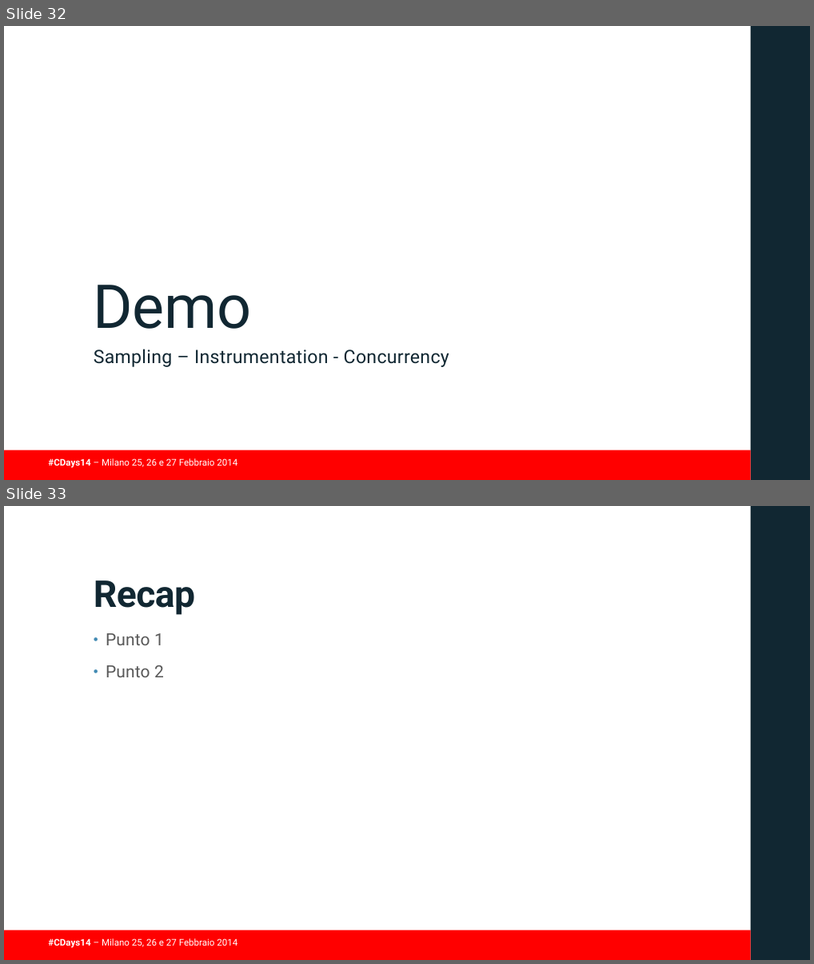
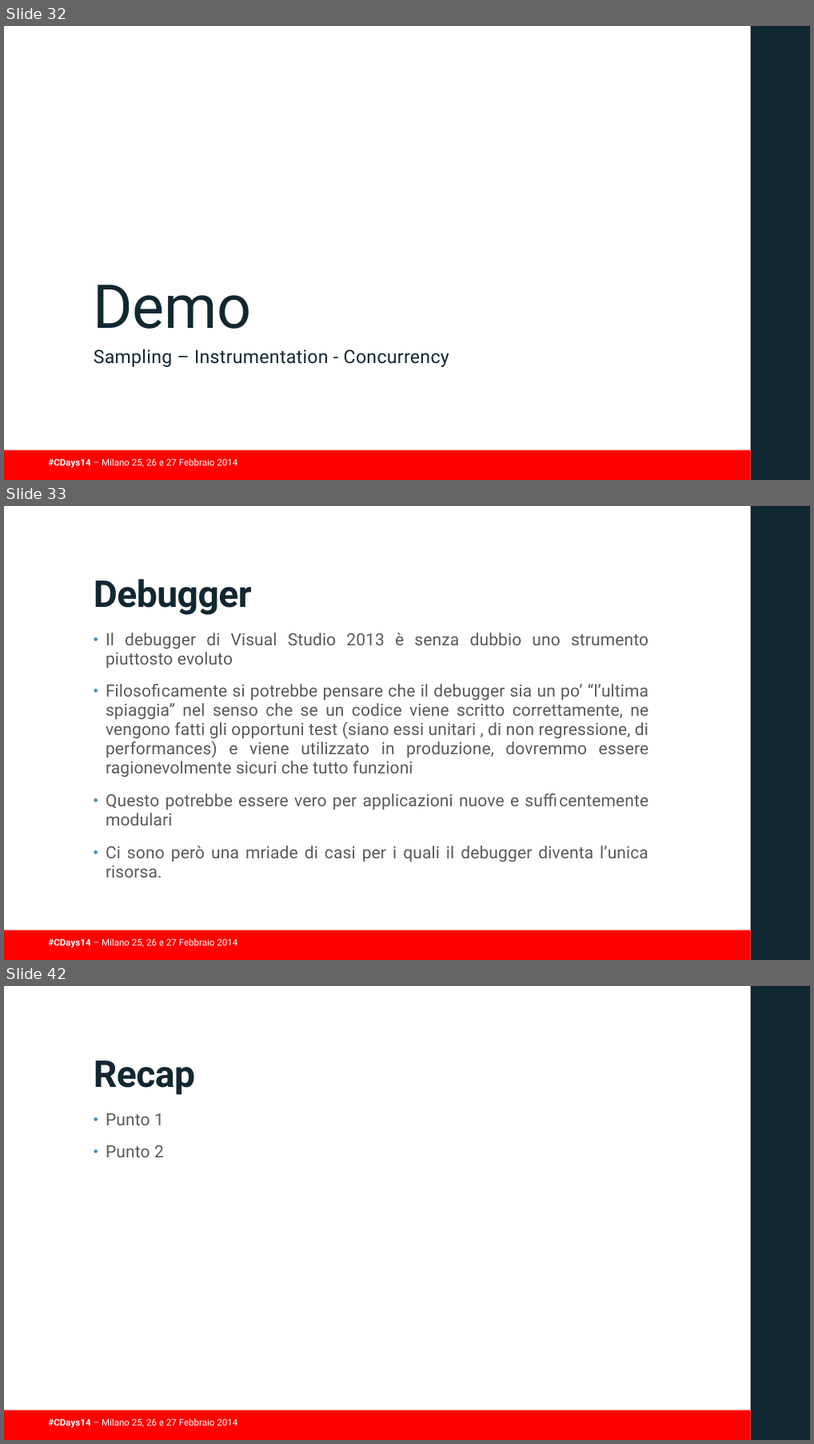
Before and after one commit to guidop/CDays14, a slide deck: presentazioneCDAYS2014.pptx. Shown one above the other, each under a label of ours: slides 32 and 33 before the commit, slides 32, 33 and 42 after it; the slides between them are not shown. The pictures are 814x964 and 814x1444 pixels, drawn with LibreOffice and Linux fonts; fonts in the diff are those of the drawing; background and template pictures are left out. Boxes give left, top, right and bottom in pixels: in the first picture for what was removed or moved away, otherwise in the second. Text is boxed around its words. In the diff, an @@ line names an element or a change of style, - is before the commit and + after.

Commit message:
alcune slide sul debugger

```diff
--- a/presentazioneCDAYS2014.pptx
+++ b/presentazioneCDAYS2014.pptx
@@ slide 33 added at (x1=4, y1=506, x2=810, y2=960), background #FFFFFF; not listed: 3 template elements that a slide beside it also shows @@
@@ title added at (x1=94, y1=579, x2=252, y2=615), 44 pt, text #112732, bold @@
+Debugger
@@ text added at (x1=106, y1=632, x2=650, y2=877), 20 pt, text #595959 @@
+• Il debugger di Visual Studio 2013 è senza dubbio uno strumento piuttosto evoluto
+• Filosoficamente si potrebbe pensare che il debugger sia un po’ “l’ultima spiaggia” nel senso che se un codice viene scritto correttamente, ne vengono fatti gli opportuni test (siano essi unitari , di non regressione, di performances) e viene utilizzato in produzione, dovremmo essere ragionevolmente sicuri che tutto funzioni
+• Questo potrebbe essere vero per applicazioni nuove e sufficentemente modulari
+• Ci sono però una mriade di casi per i quali il debugger diventa l’unica risorsa.
@@ what was slide 33 is now slide 42 @@
```
Also in this commit, not shown: 2 slides changed, 8 other slides added.
